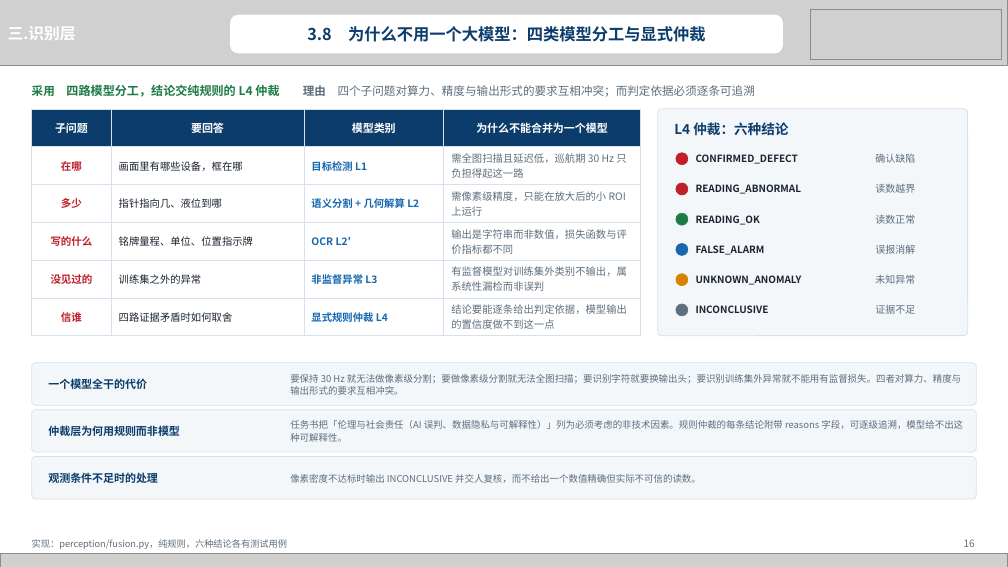
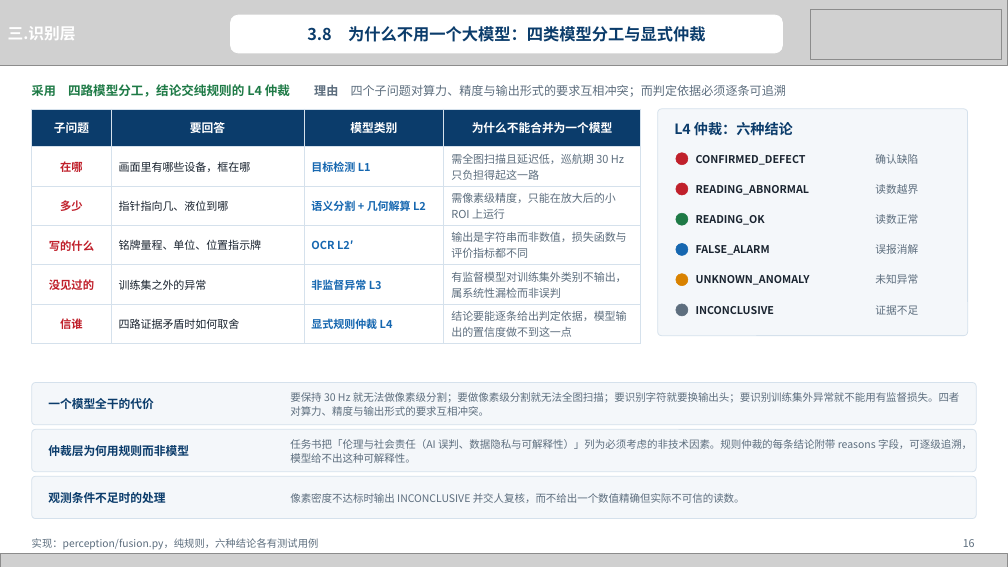
Before and after one commit to heizitalk666/2026summer, a slide deck: slide 16 of deliverables/中期答辩.pptx. Drawn at 1008x567 pixels with LibreOffice and Linux fonts; fonts in the diff are those of the drawing; grey boxes stand for pictures. Boxes give left, top, right and bottom in pixels: in the first picture for what was removed or moved away, otherwise in the second. Text is boxed around its words. In the diff, an @@ line names an element or a change of style, - is before the commit and + after.

```diff
--- a/deliverables/中期答辩.pptx
+++ b/deliverables/中期答辩.pptx
@@ text "采用 四路模型分工，结论交纯规则的 L4 仲裁 理由 ..." at [32, 84, 786, 97]: size 11 to 11.5 pt in "采用 理由 四个子问题对算力、精度与输出形式的要求互相冲突；而判定依据必须逐条可追溯"; size 11.5 to 12 pt in "四路模型分工，结论交纯规则的 L4 仲裁" @@
@@ table at [32, 109, 640, 341] @@
@@ size 10.5 to 11.2 pt in "子问题", "要回答", "模型类别", "为什么不能合并为一个模型" @@
@@ size 10 to 10.8 pt in "在哪", "多少", "写的什么", "没见过的" and 1 more places @@
@@ size 9.8 to 10.5 pt in "画面里有哪些设备，框在哪", "目标检测 L1", "需全图扫描且延迟低，巡航期 30 Hz 只负担得起这一路", "指针指向几、液位到哪" and 11 more places @@
@@ text "L4 仲裁：六种结论" at [674, 122, 793, 136]: size 13 to 13.5 pt @@
@@ 6 texts, 3 rounded rectangles: place and size @@
-6 texts, 3 rounded rectangles at [32, 363, 976, 499]
+6 texts, 3 rounded rectangles at [32, 383, 976, 519]
@@ size 10.5 to 11.2 pt in 3 elements at [48, 398, 153, 409], [48, 443, 189, 459], [48, 492, 165, 503] @@
@@ size 9 to 10 pt; line spacing 12pt to 13.5pt in 3 elements at [290, 392, 960, 416], [290, 439, 972, 463], [290, 493, 745, 503] @@
@@ text "实现：perception/fusion.py，纯规则，六种结论各有测试用例" at [32, 538, 319, 550]: size 8.8 to 9.8 pt @@
@@ size 9.5 to 10.2 pt in 13 elements at [696, 155, 806, 165], [875, 154, 918, 164], [696, 185, 810, 195], [875, 184, 918, 194], [696, 215, 765, 225], [875, 214, 918, 224], [696, 245, 770, 255], [875, 244, 918, 254], [696, 275, 810, 285], [875, 274, 918, 284], [696, 306, 775, 314], [875, 305, 918, 315], [963, 539, 975, 547] @@
```
Also in this commit, not shown: 27 other slides changed, 4 other files.
